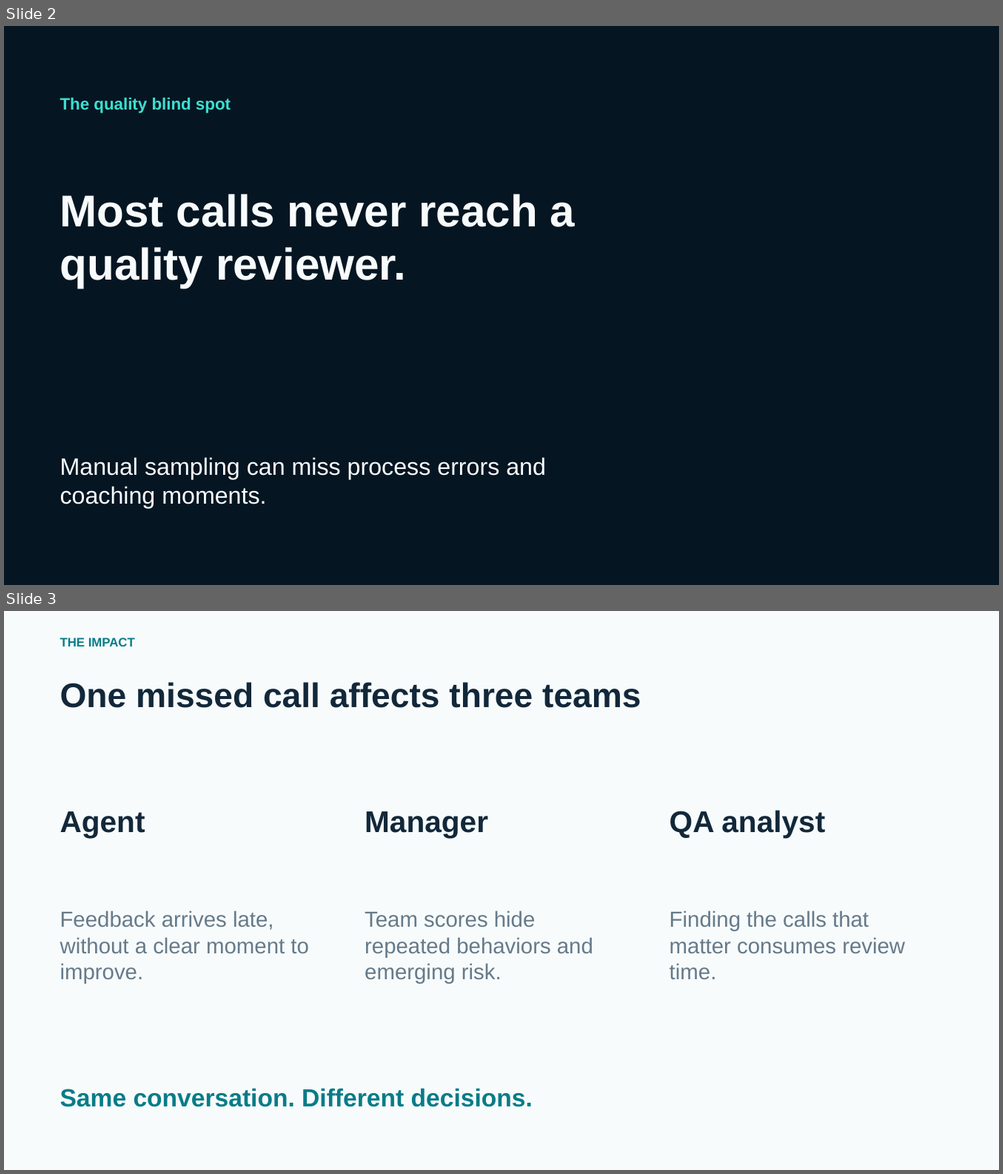
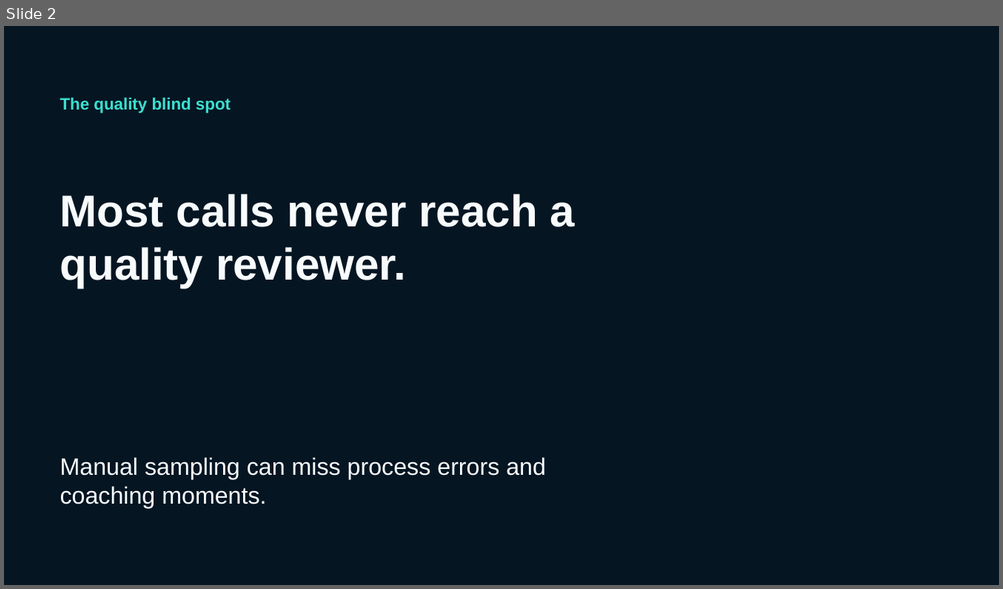
Before and after one commit to XTEP63/calliq-ai, a slide deck: presentation/output/CallIQ-innovation-demo.pptx. Shown one above the other, each under a label of ours: slides 2 and 3 before the commit, slide 2 after it. The pictures are 1003x1174 and 1003x589 pixels, drawn with LibreOffice and Linux fonts; fonts in the diff are those of the drawing; background and template pictures are left out. Boxes give left, top, right and bottom in pixels: in the first picture for what was removed or moved away, otherwise in the second. Text is boxed around its words. In the diff, an @@ line names an element or a change of style, - is before the commit and + after.

Commit message:
Revise CallIQ pitch deck for solo product story

```diff
--- a/presentation/output/CallIQ-innovation-demo.pptx
+++ b/presentation/output/CallIQ-innovation-demo.pptx
@@ slide 3 removed at bbox=[4, 611, 999, 1170], background #F7FBFC @@
@@ text removed at bbox=[60, 638, 135, 647] @@
-THE IMPACT
@@ text removed at bbox=[60, 682, 640, 708] @@
-One missed call affects three teams
@@ text removed at bbox=[669, 810, 825, 838] @@
-QA analyst
@@ text removed at bbox=[60, 812, 145, 838] @@
-Agent
@@ text removed at bbox=[364, 812, 488, 838] @@
-Manager
@@ text removed at bbox=[60, 911, 308, 984] @@
-Feedback arrives late, without a clear moment to improve.
@@ text removed at bbox=[364, 911, 593, 984] @@
-Team scores hide repeated behaviors and emerging risk.
@@ text removed at bbox=[669, 911, 905, 980] @@
-Finding the calls that matter consumes review time.
@@ text removed at bbox=[60, 1088, 532, 1108] @@
-Same conversation. Different decisions.
```
Also in this commit, not shown: 2 slides changed, 8 slides added, 7 other slides removed, 5 other files.
